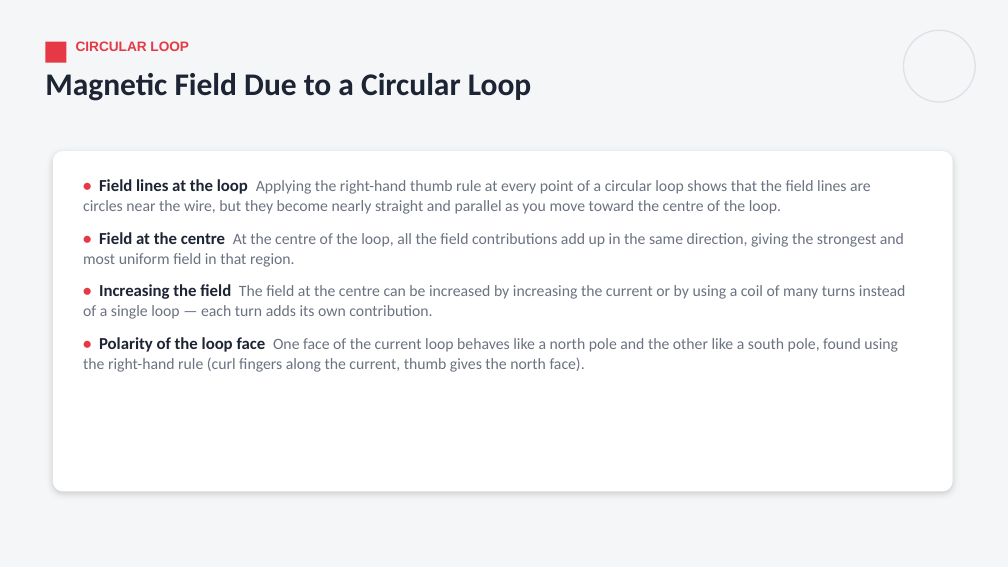
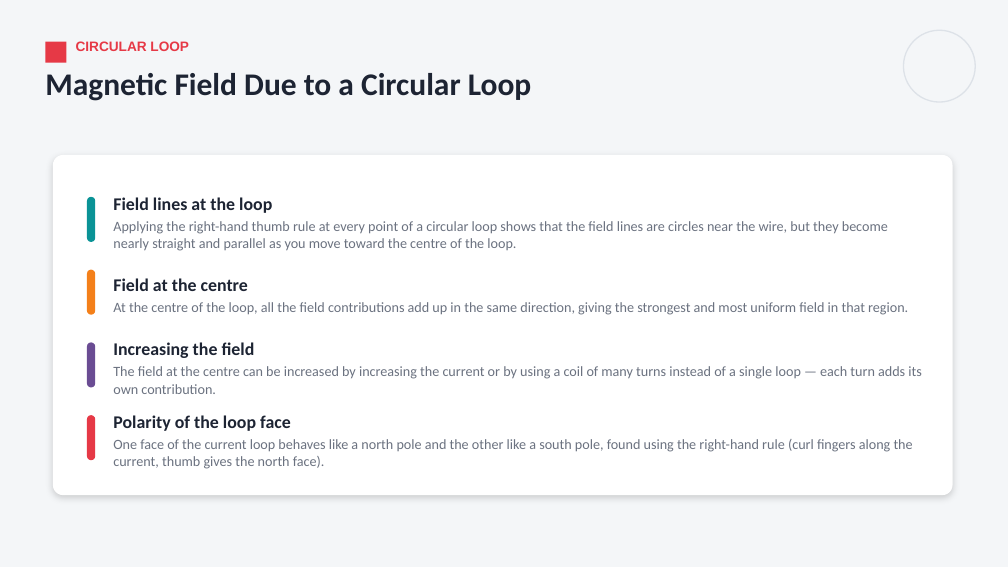
Before and after one commit to parmeshwars2911/MyFirstAR, a slide deck: slide 4 of ppt/MH_Grade10/MH10_S43_Effects_of_Electric_Current_2.pptx. Drawn at 1008x567 pixels with LibreOffice and Linux fonts; fonts in the diff are those of the drawing. Boxes give left, top, right and bottom in pixels: in the first picture for what was removed or moved away, otherwise in the second. Text is boxed around its words. In the diff, an @@ line names an element or a change of style, - is before the commit and + after.

```diff
--- a/ppt/MH_Grade10/MH10_S43_Effects_of_Electric_Current_2.pptx
+++ b/ppt/MH_Grade10/MH10_S43_Effects_of_Electric_Current_2.pptx
@@ rounded rectangle moved from (x1=53, y1=151, x2=953, y2=492) to (x1=53, y1=155, x2=953, y2=495) @@
@@ text removed at (x1=83, y1=179, x2=906, y2=372) @@
-• Field lines at the loop Applying the right-hand thumb rule at every point of a circular loop shows that the field lines are circles near the wire, but they become nearly straight and parallel as you move toward the centre of the loop.
-• Field at the centre At the centre of the loop, all the field contributions add up in the same direction, giving the strongest and most uniform field in that region.
-• Increasing the field The field at the centre can be increased by increasing the current or by using a coil of many turns instead of a single loop — each turn adds its own contribution.
-• Polarity of the loop face One face of the current loop behaves like a north pole and the other like a south pole, found using the right-hand rule (curl fingers along the current, thumb gives the north face).
@@ rounded rectangle added at (x1=87, y1=197, x2=95, y2=242), fill #0A9396 @@
@@ text added at (x1=113, y1=197, x2=888, y2=251), 13.5 pt, text #6B7280 @@
+Field lines at the loop
+Applying the right-hand thumb rule at every point of a circular loop shows that the field lines are circles near the wire, but they become nearly straight and parallel as you move toward the centre of the loop.
@@ rounded rectangle added at (x1=87, y1=270, x2=95, y2=315), fill #F4801A @@
@@ text added at (x1=113, y1=278, x2=908, y2=315), 13.5 pt, text #6B7280 @@
+Field at the centre
+At the centre of the loop, all the field contributions add up in the same direction, giving the strongest and most uniform field in that region.
@@ rounded rectangle added at (x1=87, y1=343, x2=95, y2=388), fill #6A4C93 @@
@@ text added at (x1=113, y1=342, x2=922, y2=394), 13.5 pt, text #6B7280 @@
+Increasing the field
+The field at the centre can be increased by increasing the current or by using a coil of many turns instead of a single loop — each turn adds its own contribution.
@@ rounded rectangle added at (x1=87, y1=415, x2=95, y2=461), fill #E63946 @@
@@ text added at (x1=113, y1=415, x2=913, y2=469), 13.5 pt, text #6B7280 @@
+Polarity of the loop face
+One face of the current loop behaves like a north pole and the other like a south pole, found using the right-hand rule (curl fingers along the current, thumb gives the north face).
```
Also in this commit, not shown: 3 other slides changed, 12 other files.
